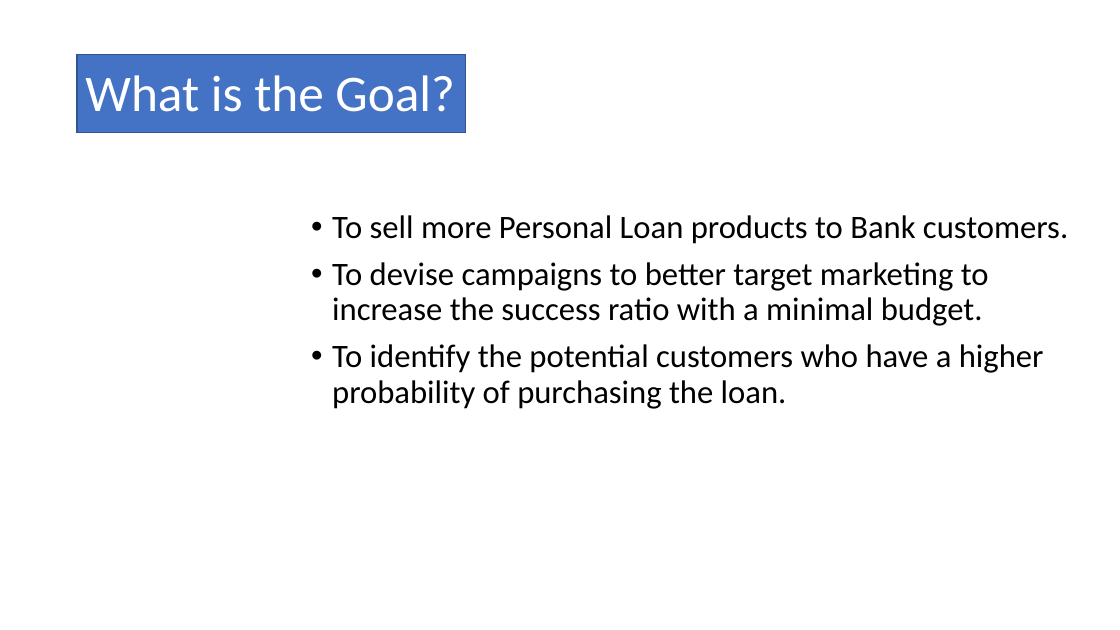
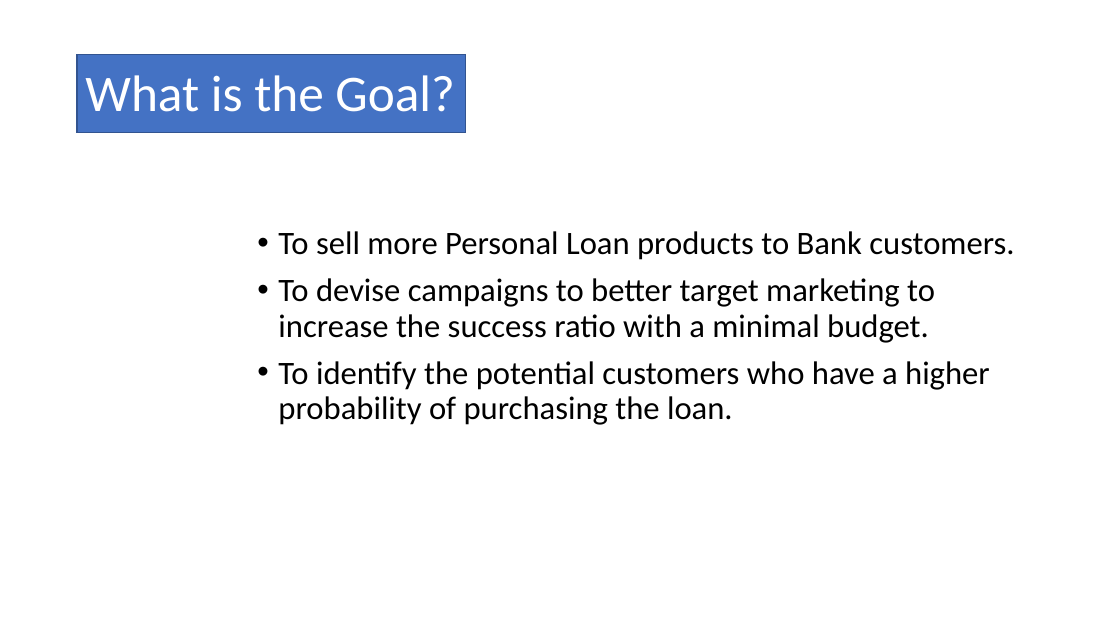
Before and after one commit to Alex-Romanenko/Bank_Looking_For_Clients, a slide deck: slide 3 of explanatory report.pptx. Drawn at 1120x630 pixels with LibreOffice and Linux fonts; fonts in the diff are those of the drawing. Boxes give left, top, right and bottom in pixels: in the first picture for what was removed or moved away, otherwise in the second. Text is boxed around its words. In the diff, an @@ line names an element or a change of style, - is before the commit and + after.

```diff
--- a/explanatory report.pptx
+++ b/explanatory report.pptx
@@ text "To sell more Personal Loan ...": place and size @@
-text "To sell more Personal Loan ..." at [332, 215, 1068, 409]
+text "To sell more Personal Loan ..." at [278, 231, 1014, 425]
```
Also in this commit, not shown: 1 other slide changed.
